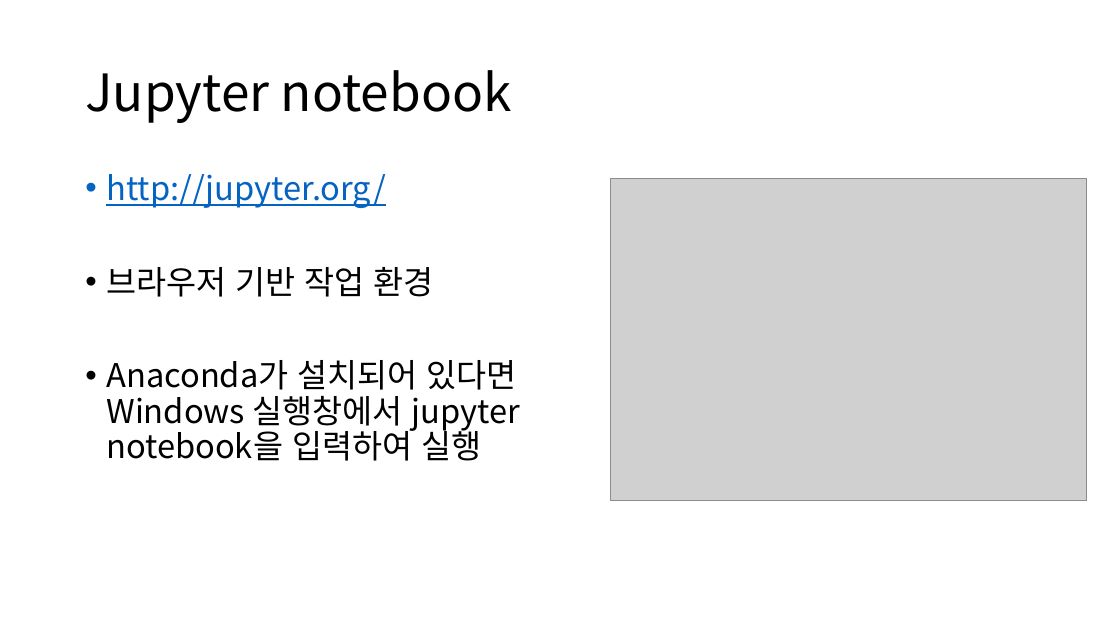
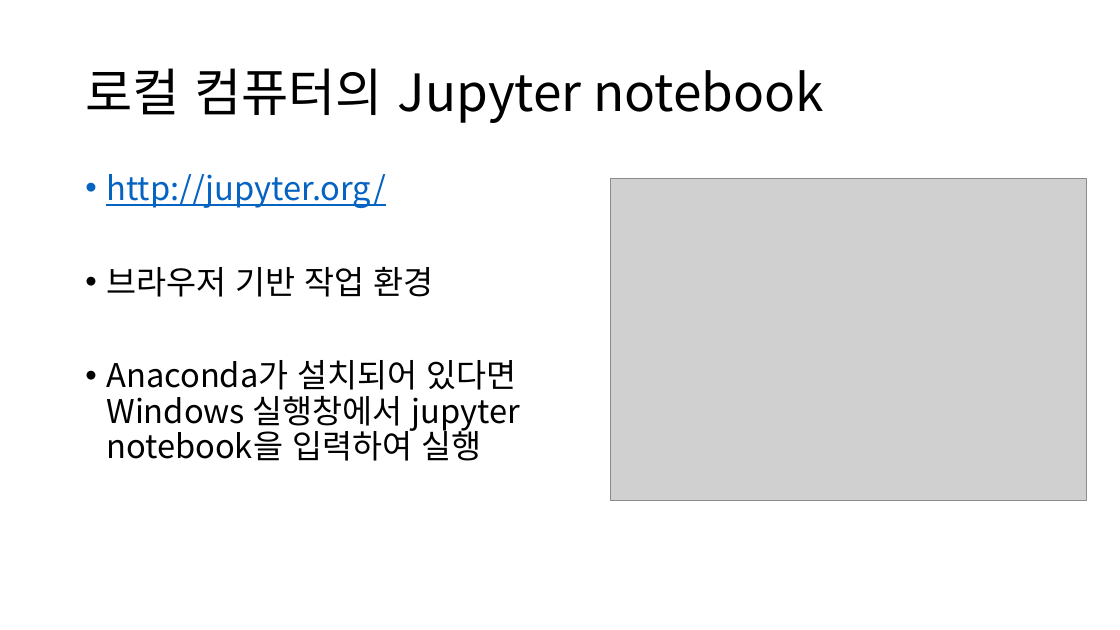
Before and after one commit to ksublee/SPuP, a slide deck: slide 21 of ppt/Python_1_소개.pptx. Drawn at 1120x630 pixels with LibreOffice and Linux fonts; fonts in the diff are those of the drawing; grey boxes stand for pictures. Boxes give left, top, right and bottom in pixels: in the first picture for what was removed or moved away, otherwise in the second. Text is boxed around its words. In the diff, an @@ line names an element or a change of style, - is before the commit and + after.

```diff
--- a/ppt/Python_1_소개.pptx
+++ b/ppt/Python_1_소개.pptx
@@ title at bbox=[85, 68, 824, 123]: text changed @@
-Jupyter notebook
+로컬 컴퓨터의 Jupyter notebook
```
Also in this commit, not shown: 1 other slide changed, 1 other file.
